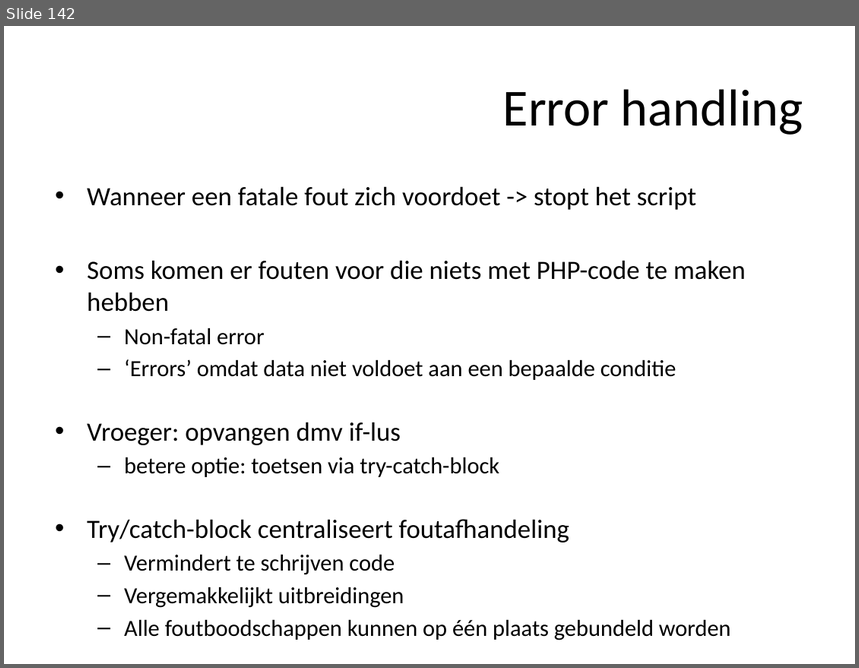
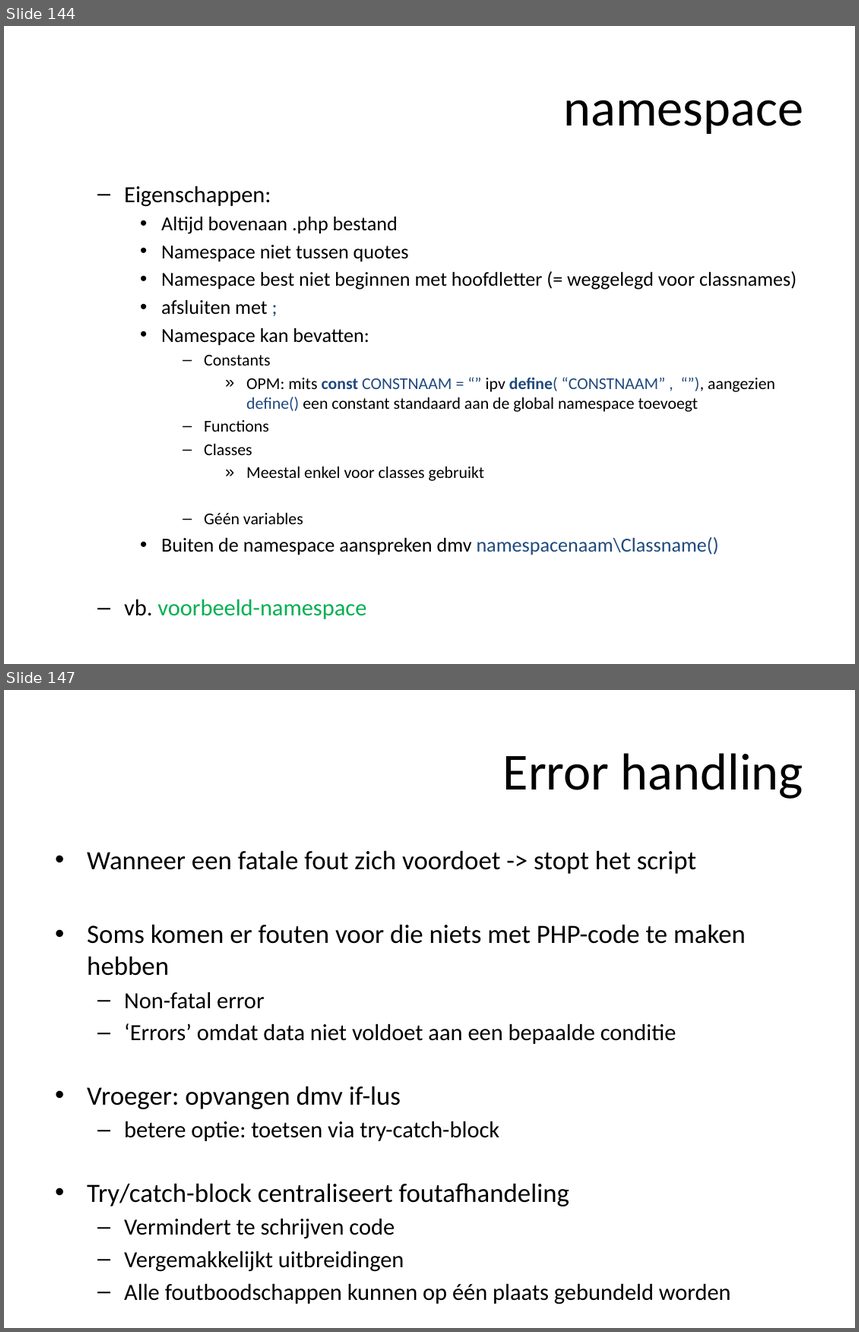
Before and after one commit to ajkea/web-backend-1, a slide deck: public/cursus/web-backend-cursus.pptx. Shown one above the other, each under a label of ours: slide 142 before the commit, slides 144 and 147 after it; the slides between them are not shown. The pictures are 859x668 and 859x1332 pixels, drawn with LibreOffice and Linux fonts; fonts in the diff are those of the drawing. Boxes give left, top, right and bottom in pixels: in the first picture for what was removed or moved away, otherwise in the second. Text is boxed around its words. In the diff, an @@ line names an element or a change of style, - is before the commit and + after.

Commit message:
add namespace theorie en voorbeelden

```diff
--- a/public/cursus/web-backend-cursus.pptx
+++ b/public/cursus/web-backend-cursus.pptx
@@ slide 144 added at box(4, 26, 855, 664), background #FFFFFF @@
@@ title added at box(564, 100, 804, 134), 44 pt, text #000000 @@
+namespace
@@ text added at box(124, 186, 797, 556), 16.8 pt, text #000000 @@
+  – Eigenschappen:
+    • Altijd bovenaan .php bestand
+    • Namespace niet tussen quotes
+    • Namespace best niet beginnen met hoofdletter (= weggelegd voor classnames)
+    • afsluiten met ;
+    • Namespace kan bevatten:
+      – Constants
+        » OPM: mits const CONSTNAAM = “” ipv define( “CONSTNAAM” , “”), aangezien define() een constant standaard aan de global namespace toevoegt
+      – Functions
+      – Classes
+        » Meestal enkel voor classes gebruikt
+      – Géén variables
+    • Buiten de namespace aanspreken dmv namespacenaam\Classname()
+  – vb. voorbeeld-namespace
@@ what was slide 142 is now slide 147 @@
```
Also in this commit, not shown: 4 other slides added, 13 other files.
